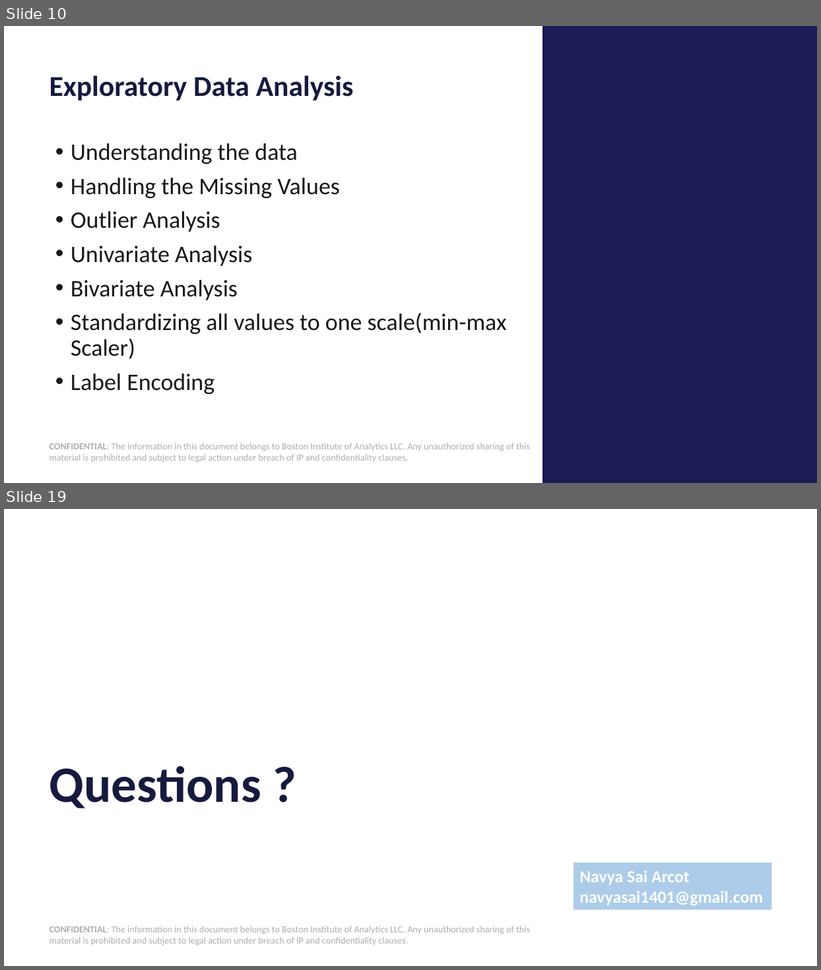
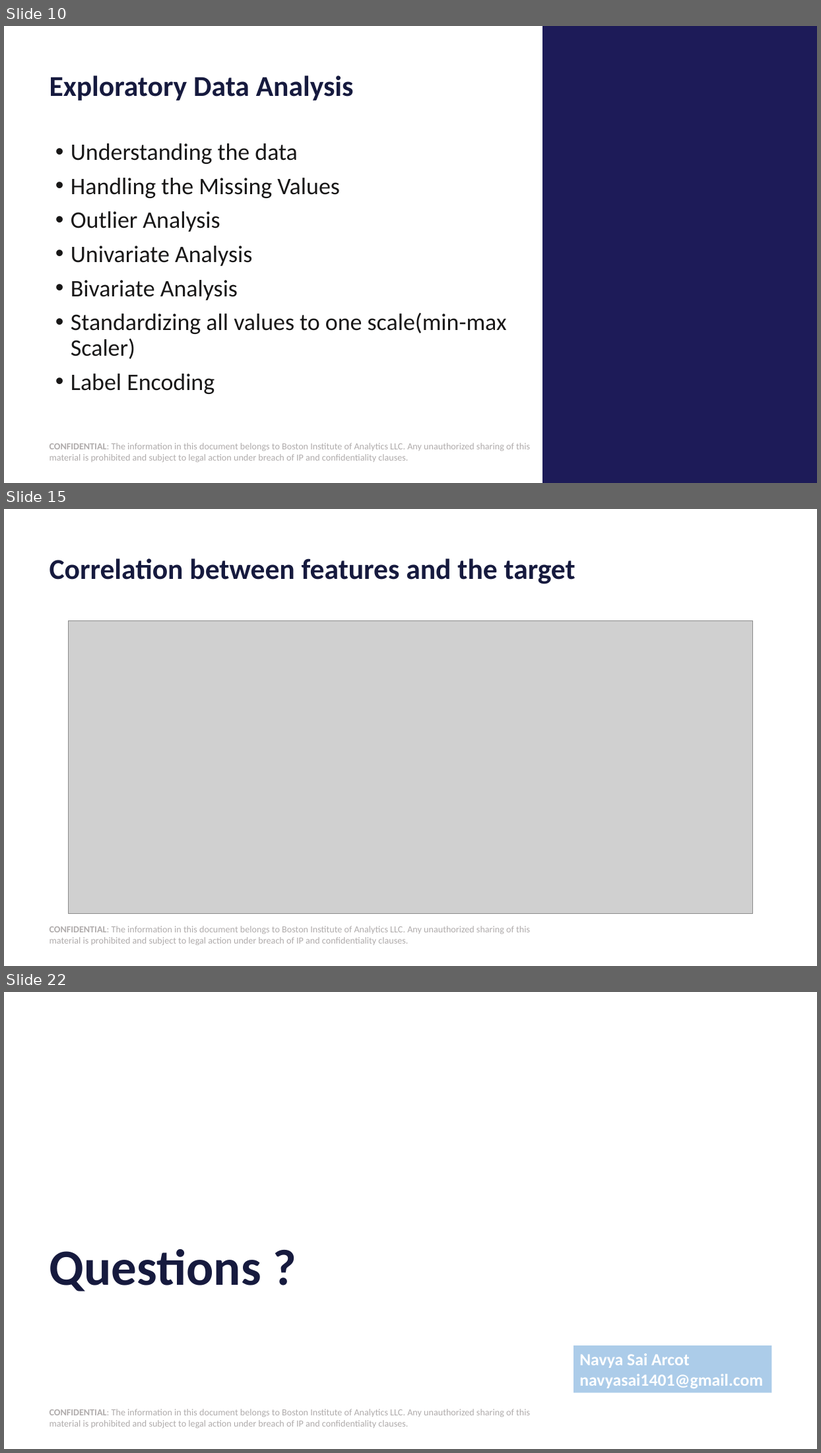
Before and after one commit to NavyaSai-V/predict-Sleep-Disorder, a slide deck: PPT Sleep disorder.pptx. Shown one above the other, each under a label of ours: slides 10 and 19 before the commit, slides 10, 15 and 22 after it; the slides between them are not shown. The pictures are 821x970 and 821x1453 pixels, drawn with LibreOffice and Linux fonts; fonts in the diff are those of the drawing; grey boxes stand for pictures; background and template pictures are left out. Boxes give left, top, right and bottom in pixels: in the first picture for what was removed or moved away, otherwise in the second. Text is boxed around its words. In the diff, an @@ line names an element or a change of style, - is before the commit and + after.

```diff
--- a/PPT Sleep disorder.pptx
+++ b/PPT Sleep disorder.pptx
@@ slide 15 added at (4,509,817,966), background #FFFFFF; not listed: 1 template element that a slide beside it also shows @@
@@ title added at (50,559,576,584), 34 pt, text #161A3E, bold @@
+Correlation between features and the target
@@ picture added at (68,621,753,914) @@
@@ what was slide 19 is now slide 22 @@
```
Also in this commit, not shown: 14 slides changed, 3 other slides added, 1 slide removed.
